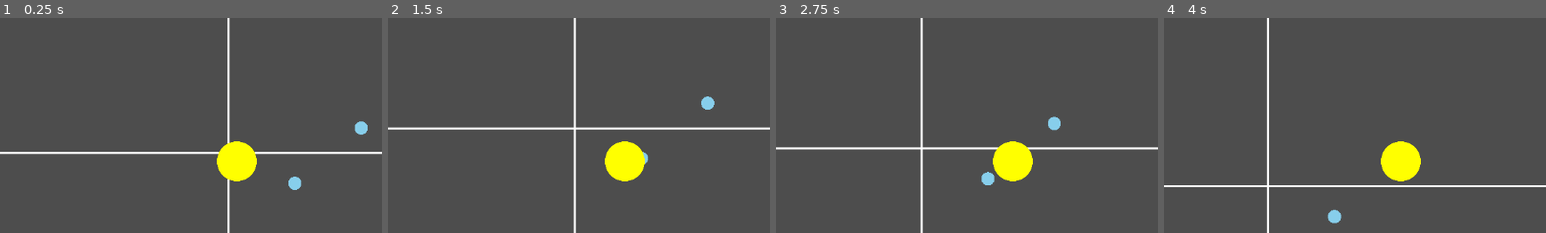
Above: before the commit, frames 1-4 (left to right).
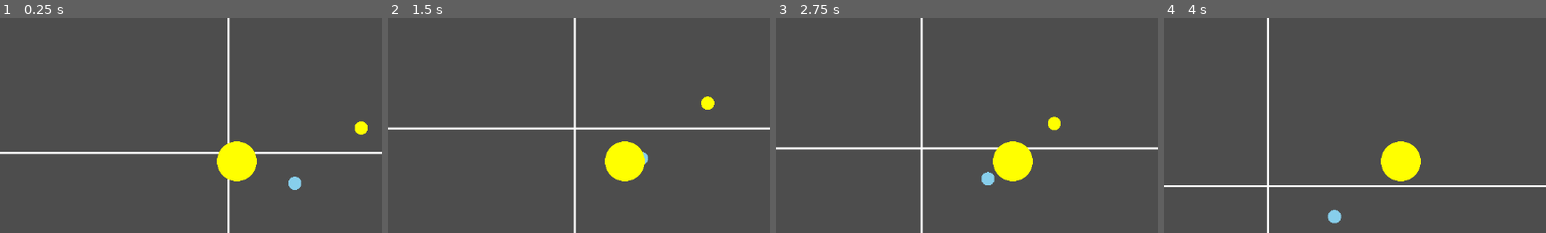
Above: after the commit, the same moments.

Repository: mathy-game/mathy
Game: Godot game, scene res://playing_scene.tscn
Same seed, same stepped clock (60 frames per second), same inputs: the game is played once before the commit and once after it.
Inputs:
- Up to frame 1 (0.25 s): no input
- Up to frame 2 (1.5 s): no input
- Up to frame 3 (2.75 s): no input
- Up to frame 4 (4 s): no input
The pictures show only the part of the screen within x 19-69%, y 17-67%; the shares and areas given below are measured in that part.

The runs differ from the first frame. In frame 1, 0.2% of the frame differs, in the area x 92-97%, y 48-55%; in frame 2, 0.2%; in frame 3, 0.2%, in the area x 71-75%, y 45-53%; in frame 4, nothing differs.

Commit message:
feat: Add different taps.

Diff:
--- a/src/system.gd
+++ b/src/system.gd
@@ -16,5 +16,7 @@
 	draw_line(Vector2(0, -10000), Vector2(0, 10000), "white", 3)
 	for x in range(0,10000):
 		var tap = data.get_tap(x)
-		if tap != null:
+		if tap == 1:
 			draw_circle(Vector2(x, data.get_function(x / config.s).call(x / config.s) * config.s), 10, "skyblue")
+		if tap == 2:
+			draw_circle(Vector2(x, data.get_function(x / config.s).call(x / config.s) * config.s), 10, "yellow")
